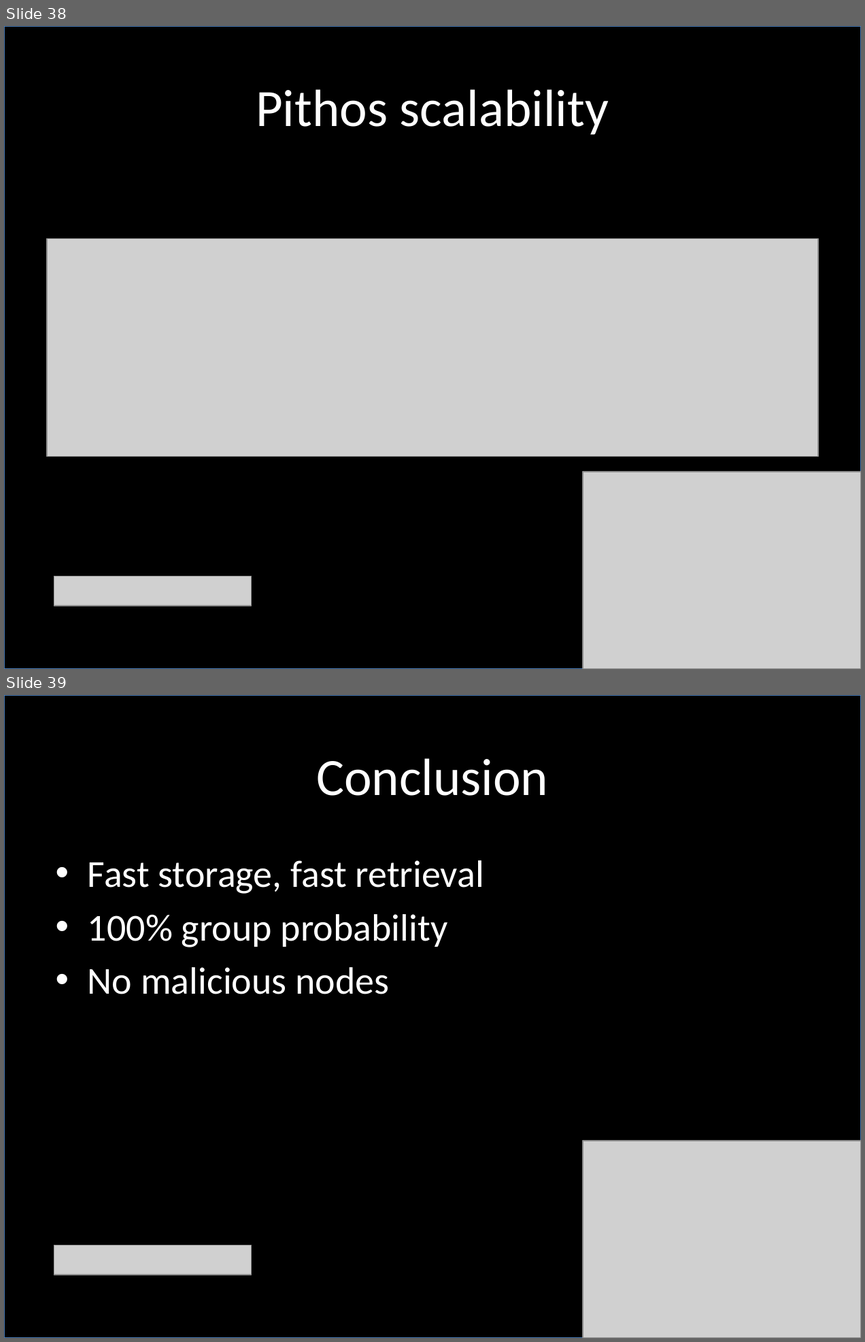
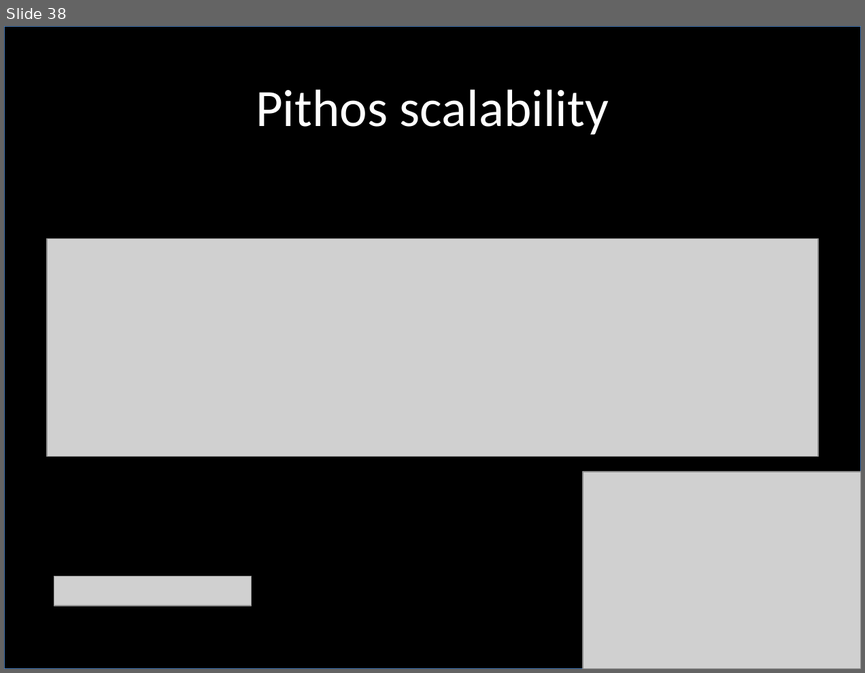
Before and after one commit to jsgilmore/pithos, a slide deck: thesis/phd_talk/PhD_talk.pptx. Shown one above the other, each under a label of ours: slides 38 and 39 before the commit, slide 38 after it. The pictures are 865x1342 and 865x673 pixels, drawn with LibreOffice and Linux fonts; fonts in the diff are those of the drawing; grey boxes stand for pictures. Boxes give left, top, right and bottom in pixels: in the first picture for what was removed or moved away, otherwise in the second. Text is boxed around its words. In the diff, an @@ line names an element or a change of style, - is before the commit and + after.

```diff
--- a/thesis/phd_talk/PhD_talk.pptx
+++ b/thesis/phd_talk/PhD_talk.pptx
@@ slide 39 removed at [4, 695, 861, 1338], background #FFFFFF @@
@@ rectangle removed at [4, 695, 861, 1338] @@
@@ title removed at [316, 758, 548, 796] @@
-Conclusion
@@ text removed at [88, 860, 484, 994] @@
-• Fast storage, fast retrieval
-• 100% group probability
-• No malicious nodes
@@ picture removed at [582, 1140, 861, 1338] @@
@@ picture removed at [54, 1245, 251, 1275] @@
```
Also in this commit, not shown: 12 slides changed, 2 slides added, 1 other slide removed, 1 other file.
